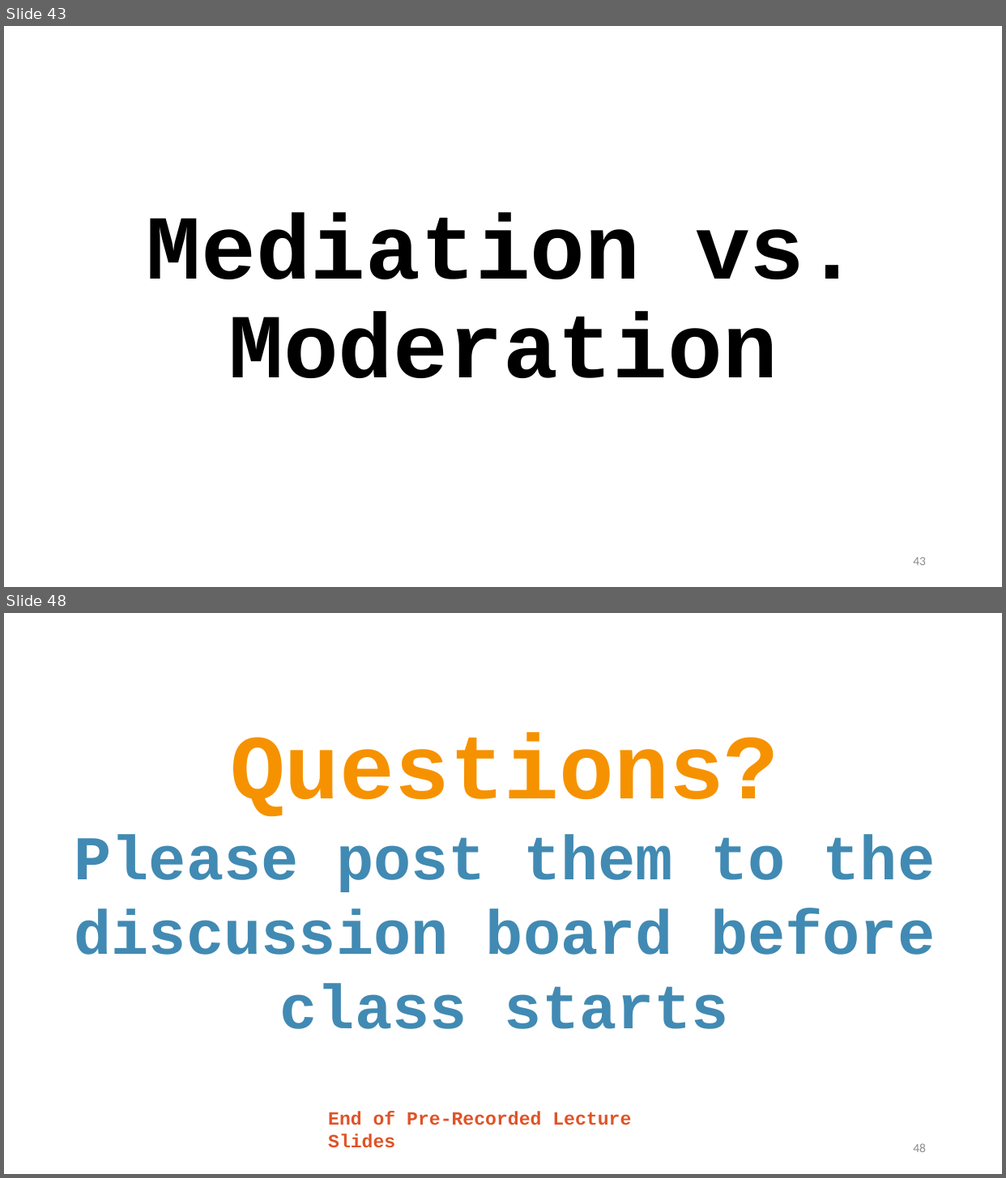
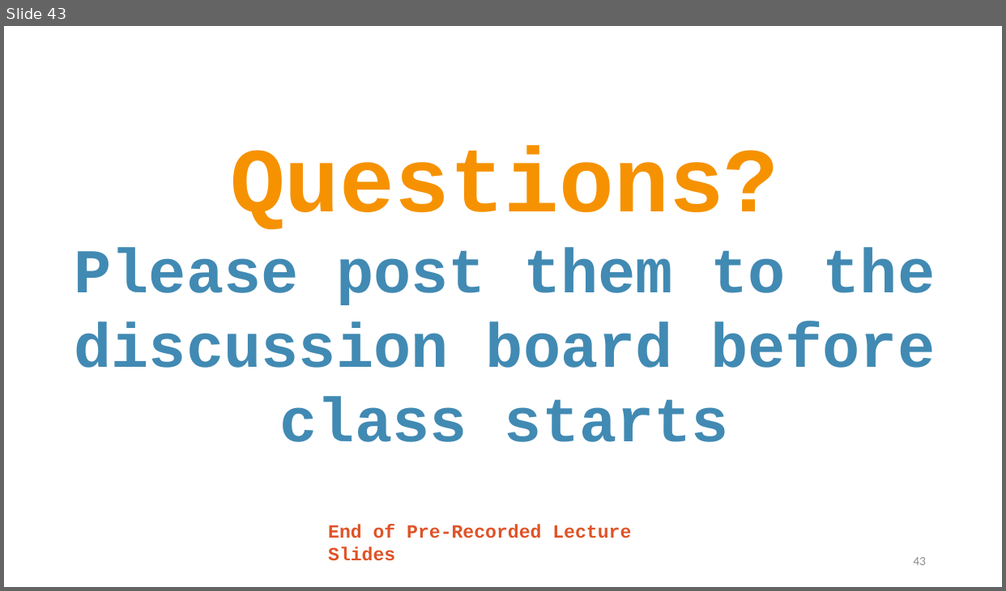
Before and after one commit to TysonStanley/EDU-6050, a slide deck: Slides/13_EDUC_6050_2018.pptx. Shown one above the other, each under a label of ours: slides 43 and 48 before the commit, slide 43 after it; the slides between them are not shown. The pictures are 1006x1178 and 1006x591 pixels, drawn with LibreOffice and Linux fonts; fonts in the diff are those of the drawing. Boxes give left, top, right and bottom in pixels: in the first picture for what was removed or moved away, otherwise in the second. Text is boxed around its words. In the diff, an @@ line names an element or a change of style, - is before the commit and + after.

```diff
--- a/Slides/13_EDUC_6050_2018.pptx
+++ b/Slides/13_EDUC_6050_2018.pptx
@@ slide 43 removed at [4, 26, 1002, 587], background #FFFFFF @@
@@ title removed at [147, 213, 859, 378] @@
-Mediation vs. Moderation
@@ page number removed at [913, 557, 926, 565] @@
-43
@@ what was slide 48 is now slide 43 @@
@@ page number at [913, 557, 926, 565]: text changed @@
-48
+43
```
Also in this commit, not shown: 4 other slides removed, 2 other files.
